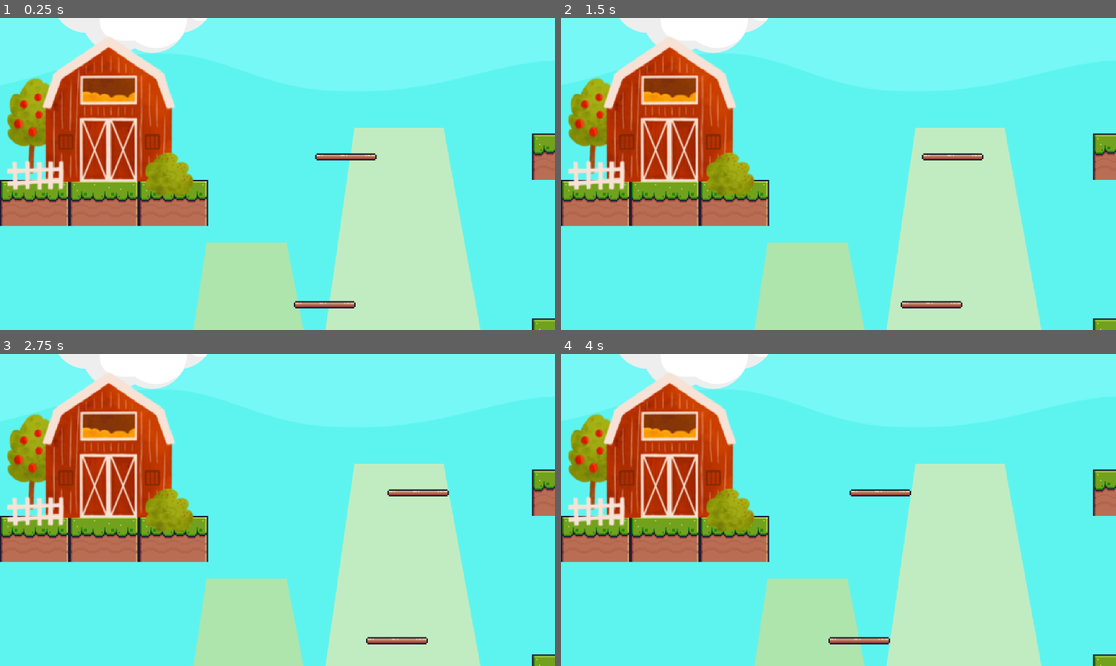
Above: before the commit, frames 1-4 (two rows, left to right).
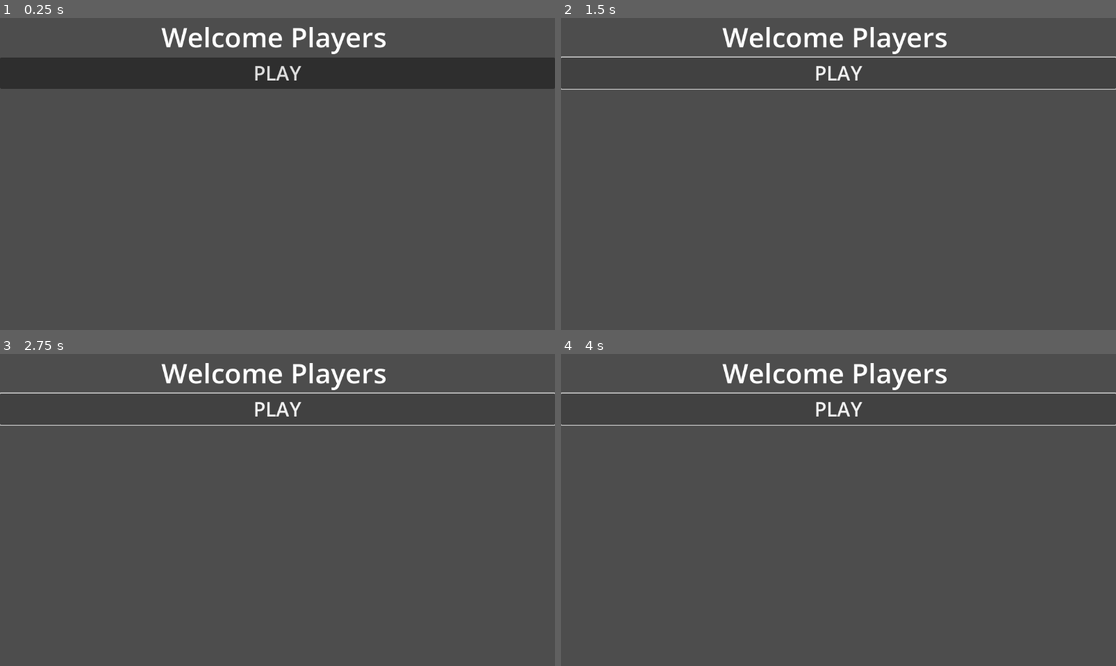
Above: after the commit, the same moments.

Repository: franstreicher/CISC-2DGame
Game: Godot game, scene res://intro attempts/intro.tscn
The game is run twice, just before and just after one commit, with the same random seed, the same clock (stepped at 60 frames per second) and the same inputs. Before the commit the project starts from res://main scene.tscn.
Inputs (mouse positions are in pixels of both pictures, inside the frame that each line leads up to):
- Up to frame 1 (0.25 s): no input
- Up to frame 2 (1.5 s): click (838, 74) at 0.5 s, where only the run after the commit has a clickable "PLAY"; click (838, 74) at 1.25 s, where only the run after the commit has a clickable "PLAY"
- Up to frame 3 (2.75 s): hold D (blue right) from 2.03 s (still down); tap W (blue jump) at 2.27 s
- Up to frame 4 (4 s): tap W (blue jump) at 3.02 s; release D (blue right) at 3.53 s; hold A (blue left) from 3.53 s (still down)

The runs differ from the first frame. In frame 1, 100% of the frame differs, in the area x 0-100%, y 0-100%; in frame 2, 100%; in frame 3, 100%; in frame 4, 100%.

Commit message:
intro changes

Diff:
--- /dev/null
+++ b/Node2D.gd
@@ -0,0 +1,11 @@
+extends Node2D
+
+
+# Called when the node enters the scene tree for the first time.
+func _ready():
+	pass # Replace with function body.
+
+
+# Called every frame. 'delta' is the elapsed time since the previous frame.
+func _process(delta):
+	pass
--- /dev/null
+++ b/attempt 3.gd
@@ -0,0 +1,10 @@
+extends Node2D
+
+
+# Called when the node enters the scene tree for the first time.
+func _ready():
+	$AnimationPlayer.play("Fade In")
+	await(get_tree().create_timer(6), "time"
+
+
+# Called every frame. 'delta' is the elapsed time since the previous frame.
--- /dev/null
+++ b/intro attempts/intro.tscn
@@ -0,0 +1,30 @@
+[gd_scene format=3 uid="uid://ciavofncxhfay"]
+
+[node name="Intro" type="Control"]
+layout_mode = 3
+anchors_preset = 15
+anchor_right = 1.0
+anchor_bottom = 1.0
+grow_horizontal = 2
+grow_vertical = 2
+
+[node name="GridContainer" type="GridContainer" parent="."]
+layout_mode = 1
+anchors_preset = 15
+anchor_right = 1.0
+anchor_bottom = 1.0
+grow_horizontal = 2
+grow_vertical = 2
+
+[node name="Label" type="Label" parent="GridContainer"]
+layout_mode = 2
+size_flags_horizontal = 3
+theme_override_font_sizes/font_size = 57
+text = "Welcome Players "
+horizontal_alignment = 1
+
+[node name="Button" type="Button" parent="GridContainer"]
+layout_mode = 2
+size_flags_horizontal = 3
+theme_override_font_sizes/font_size = 41
+text = "PLAY"
--- /dev/null
+++ b/intro.gd
@@ -0,0 +1,6 @@
+extends Node2D
+
+func _ready():
+# Called when the node enters the scene tree for the first time.$AnimationPlayer.play("Fade in")
+# Called every frame. 'delta' is the elapsed time since the previous frame.unc _process(delta):
+	pass
--- a/main scene.tscn
+++ b/main scene.tscn
@@ -1,9 +1,8 @@
-[gd_scene load_steps=11 format=3 uid="uid://bnbbqga226g37"]
+[gd_scene load_steps=10 format=3 uid="uid://bnbbqga226g37"]
 
 [ext_resource type="Texture2D" uid="uid://ohpk423fq4no" path="res://Background.png" id="1_pg7k5"]
 [ext_resource type="Texture2D" uid="uid://cyysb448n6l0j" path="res://Terrain (16x16).png" id="2_p22tr"]
 [ext_resource type="Texture2D" uid="uid://dquacif8fnmg1" path="res://farm-builing-isolated-element-cute-red-country-house-farm-barn-apple-tree-bush-plant-fence-garden-hand-drawn-cartoon-granary-building-funny-rural-house-png.webp" id="3_o4vxw"]
-[ext_resource type="Script" path="res://farm building.gd" id="4_bco44"]
 [ext_resource type="PackedScene" uid="uid://pwgf45wodgwr" path="res://pink chicken.tscn" id="4_bh2v0"]
 [ext_resource type="PackedScene" uid="uid://ddm2bn0d11c20" path="res://blue chicken.tscn" id="5_72ip0"]
 [ext_resource type="PackedScene" uid="uid://cn5hkd2war1vv" path="res://moving_platform.tscn" id="6_23hu1"]
@@ -776,7 +775,6 @@
 grow_vertical = 2
 texture = ExtResource("1_pg7k5")
 stretch_mode = 5
-metadata/_edit_lock_ = true
 
 [node name="TileMap" type="TileMap" parent="."]
 texture_filter = 1
@@ -790,7 +788,6 @@
 position = Vector2(199, 196)
 scale = Vector2(2.0325, 2.165)
 texture = ExtResource("3_o4vxw")
-script = ExtResource("4_bco44")
 
 [node name="Player" parent="." instance=ExtResource("4_bh2v0")]
 
@@ -859,6 +856,8 @@
 [node name="CollisionShape2D" parent="pink surface/pink 4" index="1"]
 position = Vector2(3151.9, -23949.5)
 
+[node name="Node2D" type="Node2D" parent="."]
+
 [editable path="pink surface/pink 1"]
 [editable path="pink surface/pink 2"]
 [editable path="pink surface/pink 3"]
--- a/project.godot
+++ b/project.godot
@@ -11,7 +11,7 @@
 [application]
 
 config/name="CISC 2D Game"
-run/main_scene="res://main scene.tscn"
+run/main_scene="res://intro attempts/intro.tscn"
 config/features=PackedStringArray("4.2", "Forward Plus")
 config/icon="res://icon.svg"
 
Binary file added: Intro Page 1.jpg
Not shown, added: Intro Page 1.jpg.import
Binary file added: Introduction Page.jpg
Not shown, added: Introduction Page.jpg.import
Not shown: 1 places in victory_screen.tscn that only renumber resources
Not shown, added: Introduction Page.pdf
